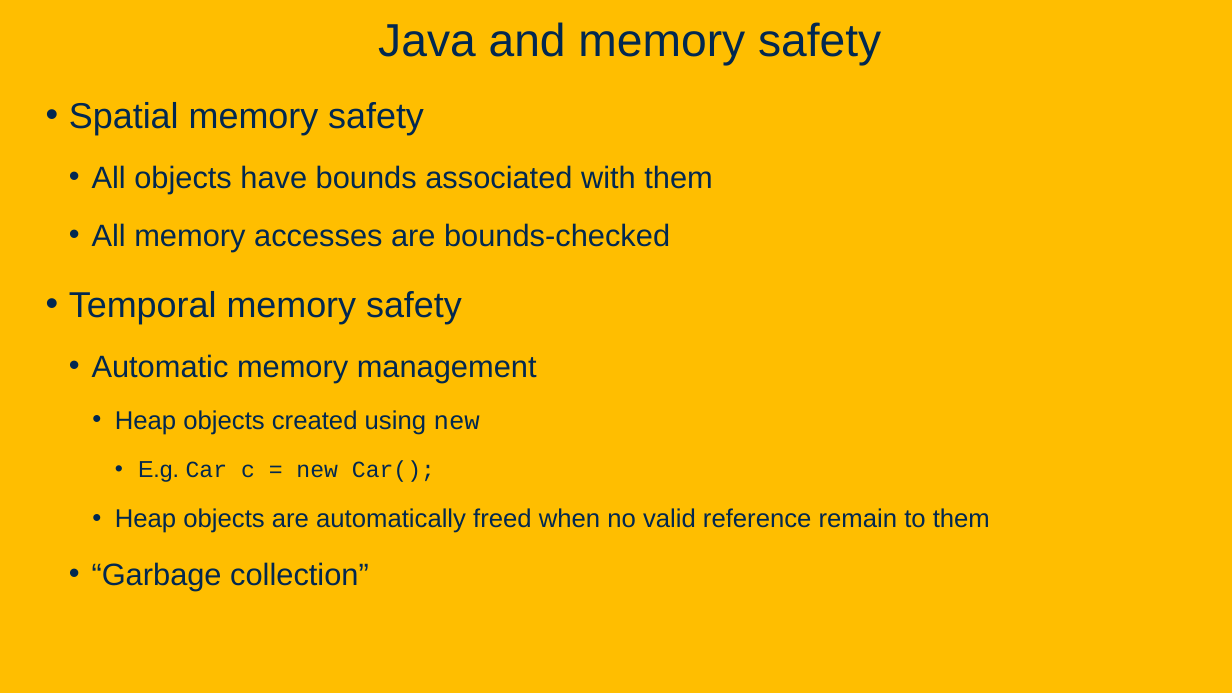
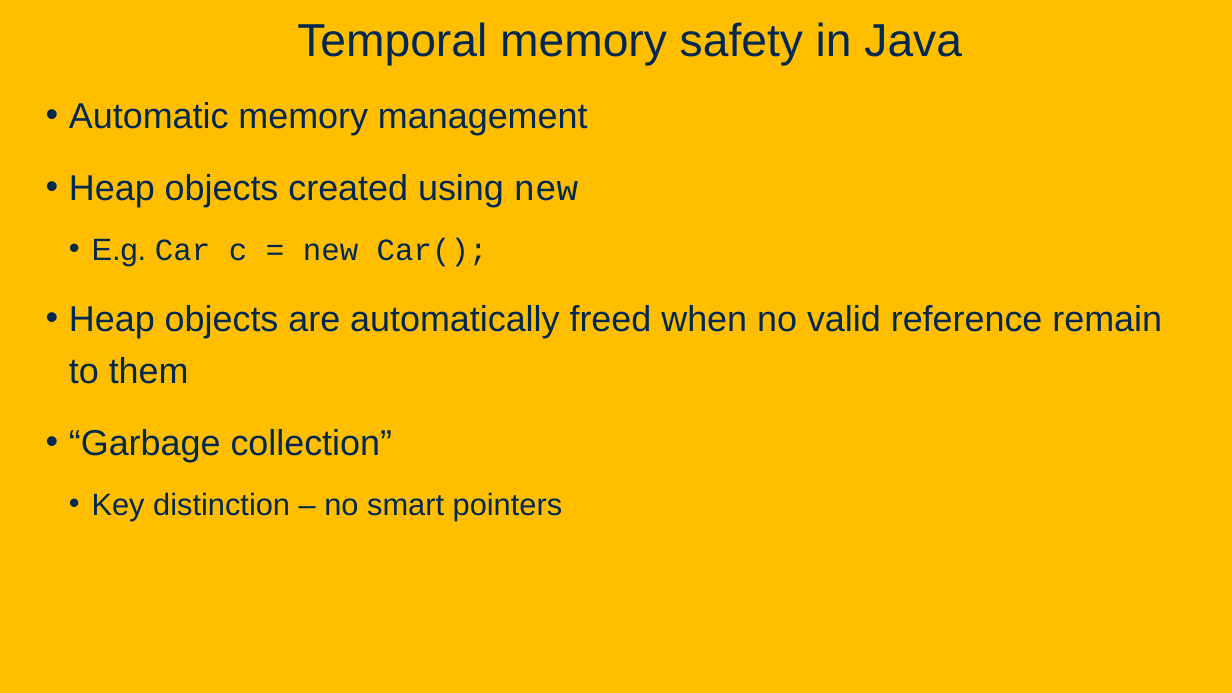
Before and after one commit to davsec-teaching/ECS160-Winter2025, a slide deck: slide 84 of slides/9_software_security.pptx (slide 61 before the commit). Drawn at 1232x693 pixels with LibreOffice and Linux fonts; fonts in the diff are those of the drawing; background and template pictures are left out. Boxes give left, top, right and bottom in pixels: in the first picture for what was removed or moved away, otherwise in the second. Text is boxed around its words. In the diff, an @@ line names an element or a change of style, - is before the commit and + after.

```diff
--- a/slides/9_software_security.pptx
+++ b/slides/9_software_security.pptx
@@ title at (x1=297, y1=22, x2=962, y2=66): text changed @@
-Java and memory safety
+Temporal memory safety in Java
@@ text at (x1=69, y1=102, x2=712, y2=324): paragraphs removed @@
-• Spatial memory safety
-  • All objects have bounds associated with them
-  • All memory accesses are bounds-checked
-• Temporal memory safety
@@ text at (x1=69, y1=102, x2=1162, y2=462): size 24 to 28 pt in "Automatic memory management", "“Garbage collection”"; size 20 to 28 pt in "Heap objects created using new", "Heap objects are automatically freed when no ..."; size 18 to 24 pt in "E.g. Car c = new Car();"; list level 2 to 1 in "Automatic memory management"; list level 3 to 1 in "Heap objects created using new"; list level 4 to 2 in "E.g. Car c = new ..."; list level 3 to 1 in "Heap objects are automatically freed ..."; list level 2 to 1 in "“Garbage collection”" @@
@@ text at (x1=92, y1=492, x2=563, y2=520): paragraph added @@
+  • Key distinction – no smart pointers
```
Also in this commit, not shown: 8 other slides changed, 28 slides added.
